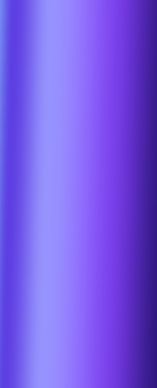
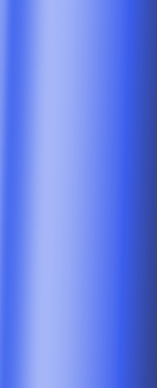
Revision of a layered (157, 388) image; what changed, layer by layer:
removed layer "Layer 4" over [0, 0, 157, 388]
"Layer 0": opacity 100% → 88%, painted on it over [0, 0, 157, 388]
